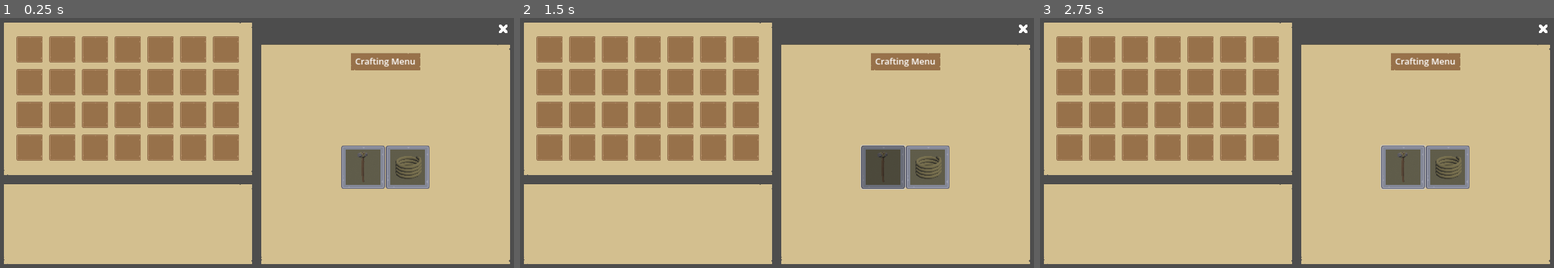
Above: before the commit, frames 1-3 (left to right).
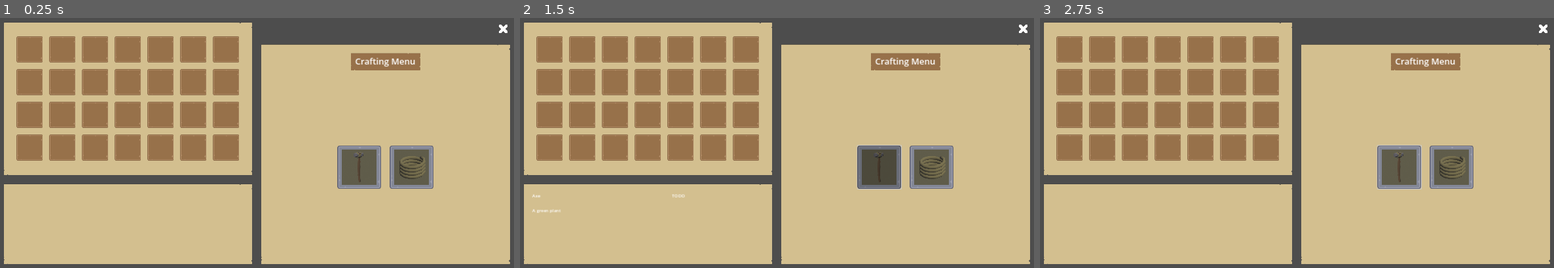
Above: after the commit, the same moments.

Repository: afarber/SurvivalGame
Game: Godot game, scene res://bulletins/player_menus/crafting_menu.tscn
The game is run twice, just before and just after one commit, with the same random seed, the same clock (stepped at 60 frames per second) and the same inputs. This scene is started directly instead of the project's main scene.
Inputs (mouse positions are in pixels of both pictures, inside the frame that each line leads up to):
- Up to frame 1 (0.25 s): no input
- Up to frame 2 (1.5 s): click (884, 168) at 0.52 s; tap Enter (ui_accept) at 1.25 s; move the mouse to (890, 145) at 1.27 s; hold D (move_right) from 1.28 s (still down); tap E (interact) at 1.35 s; click (890, 145) at 1.42 s
- Up to frame 3 (2.75 s): tap Space (jump) at 1.52 s; release D (move_right) at 2 s; tap Enter (ui_accept) at 2 s; drag from (1194, 175) to (1271, 220) at 2.02 s

The runs differ from the first frame. In frame 1, 1.3% of the frame differs, in the area x 65-85%, y 51-69%; in frame 2, 1.4%, in the area x 2-85%, y 50-79%; in frame 3, 1.3%.

Commit message:
Rename signals to INV_set_description_label and INV_set_extra_info_label

Diff:
--- a/bulletins/player_menus/crafting_menu.gd
+++ b/bulletins/player_menus/crafting_menu.gd
@@ -9,6 +9,5 @@
 		var crafting_button = crafting_button_scene.instantiate()
 		crafting_button_container.add_child(crafting_button)
 		crafting_button.set_item_key(craftable_item_key)
-
 	# Call the _ready() function in player_menu_base.gd
 	super()
--- a/bulletins/player_menus/crafting_menu.tscn
+++ b/bulletins/player_menus/crafting_menu.tscn
@@ -19,4 +19,6 @@
 [node name="CraftingButtonContainer" type="GridContainer" parent="MarginContainer/HBoxContainer/VBoxContainer/UtilityNinePatchRect/MarginContainer/VBoxContainer/CenterContainer" index="0"]
 unique_name_in_owner = true
 layout_mode = 2
+theme_override_constants/h_separation = 32
+theme_override_constants/v_separation = 32
 columns = 3
--- a/bulletins/player_menus/player_menu_base.gd
+++ b/bulletins/player_menus/player_menu_base.gd
@@ -5,11 +5,14 @@
 # Right-click and select "Access as Unique Name", then ctrl-drag to here
 @onready var inventory_grid_container: GridContainer = %InventoryGridContainer
 
+# set by the
 @onready var item_description_label: Label = %ItemDescriptionLabel
+@onready var item_extra_info_label: Label = %ItemExtraInfoLabel
 
 func _enter_tree() -> void:
 	EventSystem.INV_inventory_updated.connect(update_inventory_slots)
-	EventSystem.INV_show_item_info.connect(show_item_info)
+	EventSystem.INV_set_description_label.connect(set_description_label)
+	EventSystem.INV_set_extra_info_label.connect(set_extra_info_label)
 
 func _ready() -> void:
 	EventSystem.PLY_freeze_player.emit()
@@ -21,10 +24,12 @@
 	Input.set_mouse_mode(Input.MOUSE_MODE_CAPTURED)
 	EventSystem.BUL_destroy_bulletin.emit(BulletinConfig.Keys.CraftingMenu)
 
-func show_item_info(str: String) -> void:
+func set_description_label(str: String) -> void:
 	item_description_label.text = str
 
+func set_extra_info_label(str: String) -> void:
+	item_extra_info_label.text = str
+
 func update_inventory_slots(inventory: Array) -> void:
-	print("update_inventory_slots: ", inventory)
 	for i in inventory.size():
 		inventory_grid_container.get_child(i).set_item_key(inventory[i])
--- a/game/event_system.gd
+++ b/game/event_system.gd
@@ -7,7 +7,8 @@
 signal INV_ask_to_update_inventory
 signal INV_inventory_updated
 signal INV_switch_two_item_indexes
-signal INV_show_item_info
+signal INV_set_description_label
+signal INV_set_extra_info_label
 
 signal PLY_freeze_player
 signal PLY_unfreeze_player
--- a/ui/custom_nodes/crafting_button.gd
+++ b/ui/custom_nodes/crafting_button.gd
@@ -2,11 +2,33 @@
 
 # Type not specified here for the var, because it can also be null
 var item_key
+var display_name
+var description
+var requirements
 
 @onready var icon_texture_rect: TextureRect = $MarginContainer/IconTextureRect
+
+@onready var button: Button = $Button
+
+func _ready() -> void:
+	button.mouse_entered.connect(send_crafting_info)
+	button.mouse_exited.connect(hide_crafting_info)
+
+func send_crafting_info() -> void:
+	print("crafting button: send_crafting_info")
+	EventSystem.INV_set_description_label.emit(display_name + "\n\n" + description)
+	EventSystem.INV_set_extra_info_label.emit(requirements)
+
+func hide_crafting_info() -> void:
+	print("crafting button: send_crafting_info")
+	EventSystem.INV_set_description_label.emit("")
+	EventSystem.INV_set_extra_info_label.emit("")
 
 # Type not specified here for the param, because it can also be null
 func set_item_key(_item_key) -> void:
 	item_key = _item_key
 	var item_resource:ItemResource = ItemConfig.get_item_resource(item_key)
 	icon_texture_rect.texture = item_resource.icon
+	display_name = item_resource.display_name
+	description = item_resource.description
+	requirements = "TODO"
--- a/ui/custom_nodes/inventory_slot.gd
+++ b/ui/custom_nodes/inventory_slot.gd
@@ -10,21 +10,21 @@
 var description
 
 func _enter_tree() -> void:
-	mouse_entered.connect(send_display_name)
-	mouse_exited.connect(hide_item_info)
+	mouse_entered.connect(send_description)
+	mouse_exited.connect(hide_description)
 
-func send_display_name() -> void:
-	# Do not send the item display_name if dragging the mouse
+func send_description() -> void:
+	# Do not send when dragging the mouse
 	if Input.is_mouse_button_pressed(MOUSE_BUTTON_LEFT):
 		return
 
 	if display_name and description:
-		EventSystem.INV_show_item_info.emit(display_name + "\n\n" + description)
+		EventSystem.INV_set_description_label.emit(display_name + "\n\n" + description)
 	else:
-		EventSystem.INV_show_item_info.emit("")
+		EventSystem.INV_set_description_label.emit("")
 
-func hide_item_info() -> void:
-	EventSystem.INV_show_item_info.emit("")
+func hide_description() -> void:
+	EventSystem.INV_set_description_label.emit("")
 
 # Type not specified here for the param, because it can also be null
 func set_item_key(_item_key) -> void:
